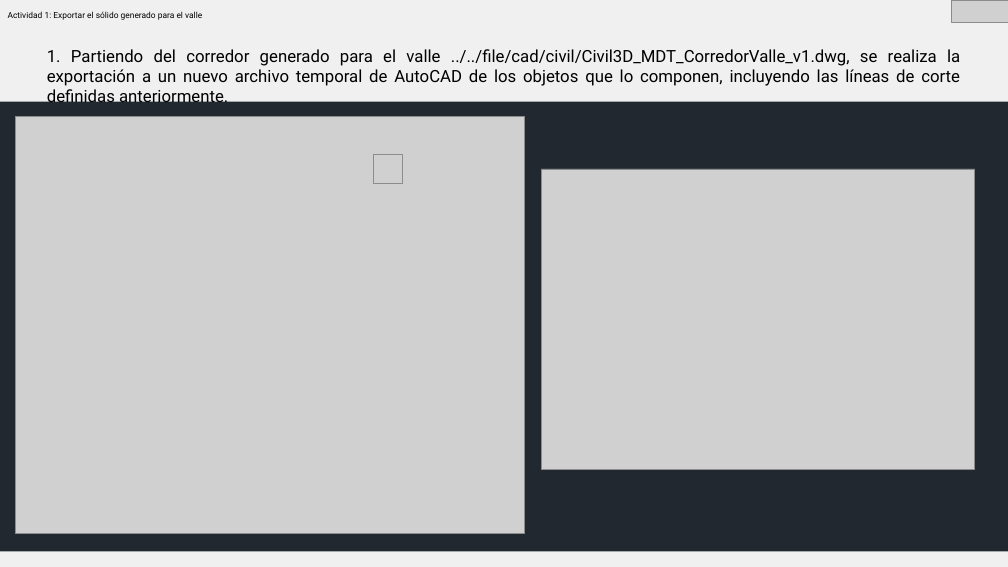
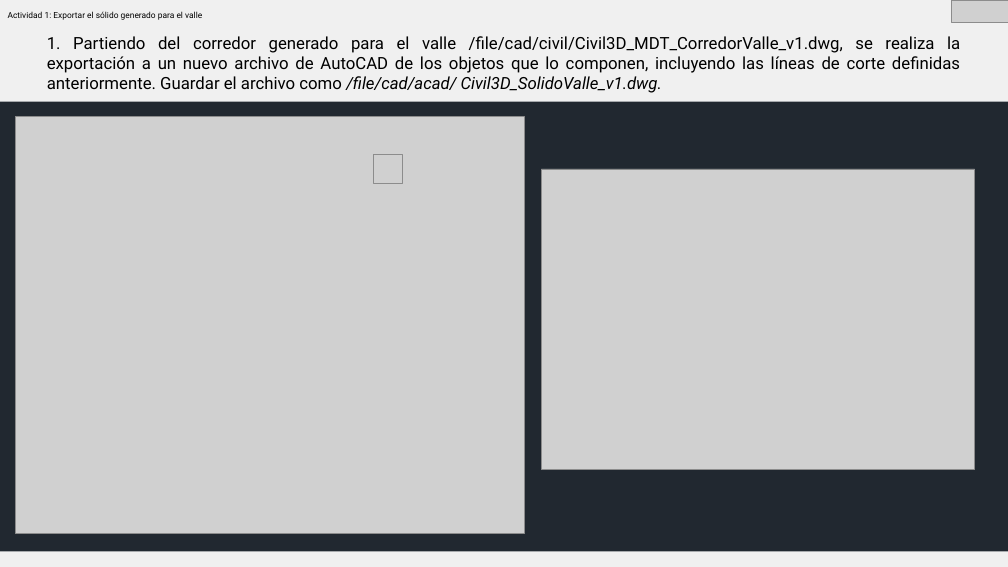
Before and after one commit to rcfdtools/R.HCMC, a slide deck: slide 4 of activity/M02A06/M02A06.pptx. Drawn at 1008x567 pixels with LibreOffice and Linux fonts; fonts in the diff are those of the drawing; grey boxes stand for pictures. Boxes give left, top, right and bottom in pixels: in the first picture for what was removed or moved away, otherwise in the second. Text is boxed around its words. In the diff, an @@ line names an element or a change of style, - is before the commit and + after.

```diff
--- a/activity/M02A06/M02A06.pptx
+++ b/activity/M02A06/M02A06.pptx
@@ text at bbox=[47, 36, 960, 93]: text changed @@
-1. Partiendo del corredor generado para el valle ../../file/cad/civil/Civil3D_MDT_CorredorValle_v1.dwg, se realiza la exportación a un nuevo archivo temporal de AutoCAD de los objetos que lo componen, incluyendo las líneas de corte definidas anteriormente.
+1. Partiendo del corredor generado para el valle /file/cad/civil/Civil3D_MDT_CorredorValle_v1.dwg, se realiza la exportación a un nuevo archivo de AutoCAD de los objetos que lo componen, incluyendo las líneas de corte definidas anteriormente. Guardar el archivo como /file/cad/acad/ Civil3D_SolidoValle_v1.dwg.
```
Also in this commit, not shown: 5 other slides changed, 6 other files.
